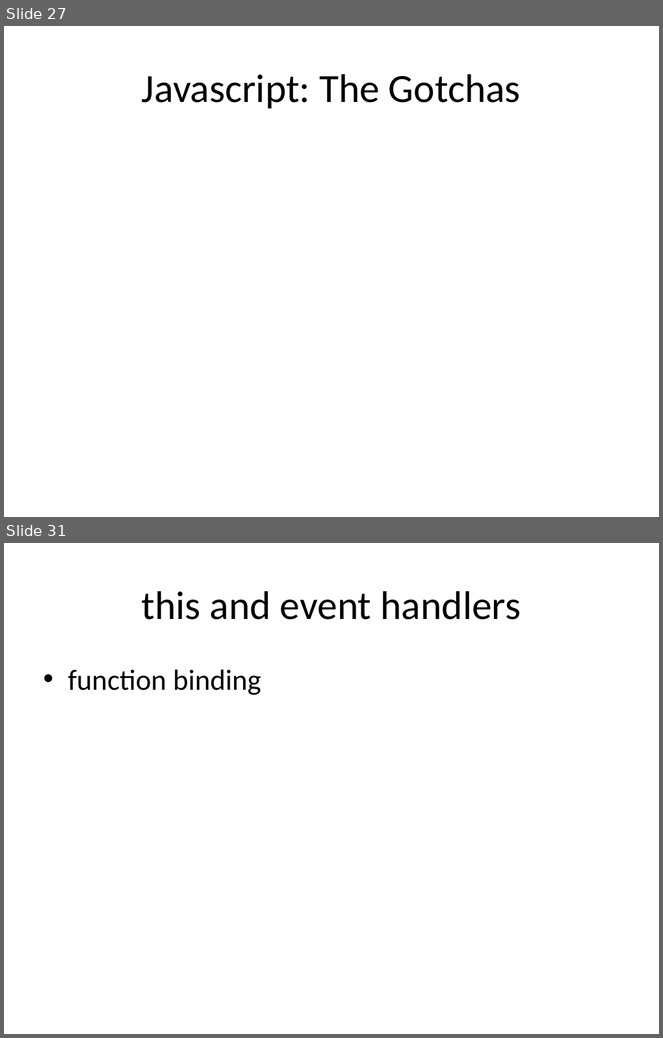
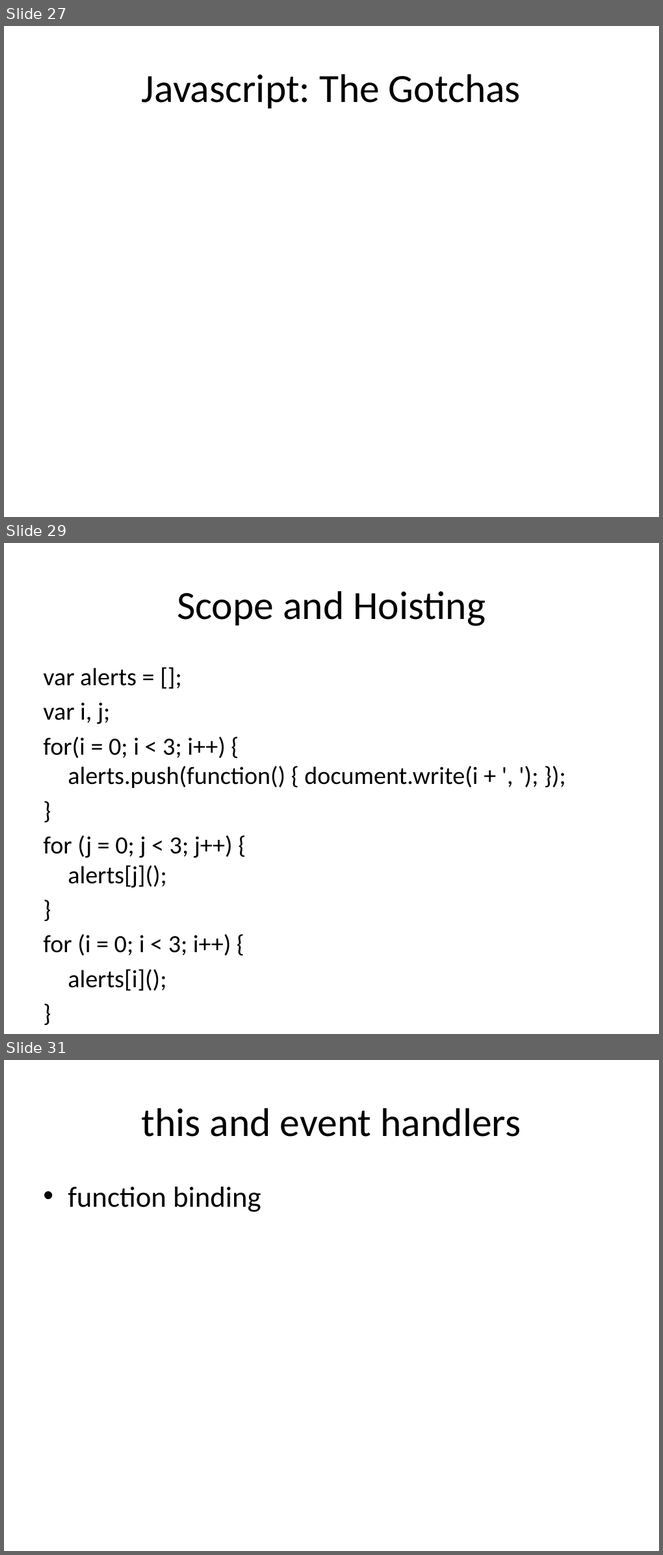
Before and after one commit to dylanbeattie/SoKnowJS, a slide deck: Slides/So You Think You Know Javascript.pptx. Shown one above the other, each under a label of ours: slides 27 and 31 before the commit, slides 27, 29 and 31 after it; the slides between them are not shown. The pictures are 663x1038 and 663x1555 pixels, drawn with LibreOffice and Linux fonts; fonts in the diff are those of the drawing. Boxes give left, top, right and bottom in pixels: in the first picture for what was removed or moved away, otherwise in the second. Text is boxed around its words. In the diff, an @@ line names an element or a change of style, - is before the commit and + after.

```diff
--- a/Slides/So You Think You Know Javascript.pptx
+++ b/Slides/So You Think You Know Javascript.pptx
@@ slide 29 added at (x1=4, y1=543, x2=659, y2=1034), background #FFFFFF @@
@@ title added at (x1=177, y1=591, x2=486, y2=626), 44 pt, text #000000 @@
+Scope and Hoisting
@@ text added at (x1=43, y1=668, x2=478, y2=991), 27.2 pt, text #000000 @@
+var alerts = [];
+var i, j;
+for(i = 0; i < 3; i++) {
+alerts.push(function() { document.write(i + ', '); });
+}
+for (j = 0; j < 3; j++) {
+alerts[j]();
+}
+for (i = 0; i < 3; i++) {
+alerts[i]();
+}
```
Also in this commit, not shown: 6 slides changed, 4 other slides added, 6 slides removed, 1 other file.
